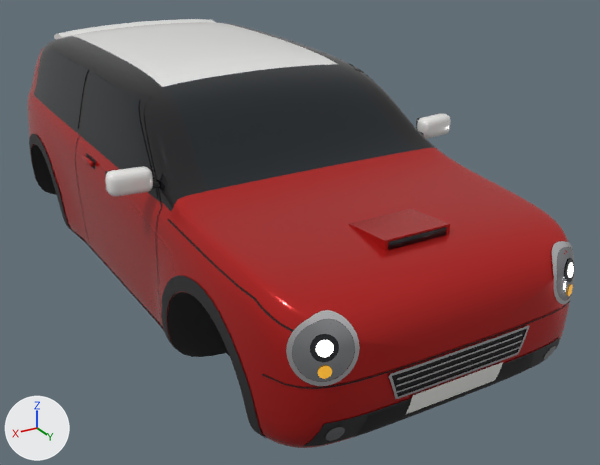
Before and after pictures for a commit that changed the glTF model godot/assets/cars/hatch_tern_gt.glb.
Before and after are seen from a 50 mm lens placed at (2.04, 3.78, 1.76), pointed at (-0.2, 0.04, -0.1). Lighting does not change. The marker at lower left points along +X, +Y and +Z. The older version comes first. Vertices at exactly the same position are counted once.

In view in the first picture: 'body', 'details'.
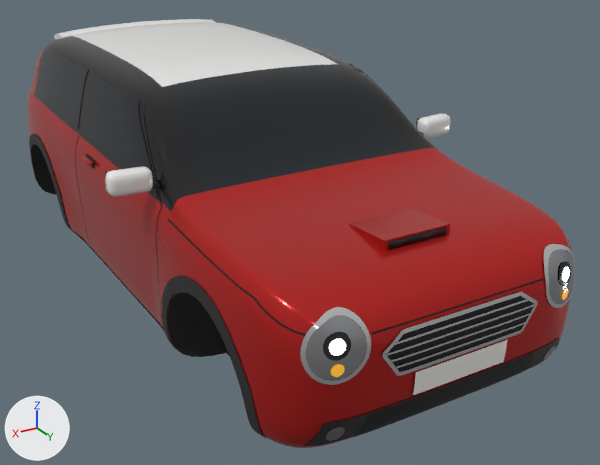
Edits to the bpy script that builds the scene:
```text
Change me_details:
    remove me_details.from_pydata(...)  # 7358 vertices, 11652 faces; spans x -0.98..0.98, y -2.16..1.65, z -0.36..0.84
    add me_details.from_pydata(...)  # 7416 vertices, 11742 faces; spans x -0.98..0.98, y -2.16..1.65, z -0.36..0.84
    me_details part 1: the loose piece of 44 vertices spanning x -0.43..0.43, y -2.13..-2.12, z 0.07 is copied, and the copy is moved by (0.0, 3.75, 0.14); it spans x -0.44..0.44, y 1.63, z 0.21..0.22
    me_details part 2: the loose piece of 32 vertices spanning x -0.32..0.32, y 1.64..1.65, z -0.11..-0.09 is scaled about its middle by (0.947, -1.86, 1.35), then moved by (0.0, -0.01, 0.29)
    me_details part 3: the loose piece of 6 vertices spanning x 0.77..0.78, y 0.42..0.47, z 0.39..0.41 is copied, and the copy is multiplied about its middle by the matrix ((-0.85, -1.232, 1.746), (2.107, -0.167, 0.908), (-0.359, 1.935, 1.19)), then moved by (-0.42, 1.2, -0.25), in mat_chrome (white #e7e7ea); it spans x 0.3..0.4, y 1.64..1.65, z 0.11..0.19
    me_details part 4: the loose piece of 8 vertices spanning x 0.31..0.37, y 1.64..1.65, z -0.1..0.02 is scaled about its middle by (-1.72, 0.79, -0.914), then moved by (0.02, 0.0, 0.11)
    me_details part 5: the loose piece of 8 vertices spanning x -0.37..-0.31, y 1.64..1.65, z -0.1..0.02 is scaled about its middle by (-1.72, 0.79, -0.914), then moved by (-0.02, 0.0, 0.11)
    me_details part 6: the loose piece of 6 vertices spanning x -0.78..-0.77, y 0.42..0.47, z 0.39..0.41 is copied, and the copy is multiplied about its middle by the matrix ((0.977, -1.237, 1.675), (-1.854, 0.325, 1.322), (-0.948, -1.912, -0.859)), then moved by (0.42, 1.2, -0.25), in mat_chrome (white #e7e7ea); it spans x -0.4..-0.3, y 1.64..1.65, z 0.11..0.19
    me_details part 7: the loose piece of 34 vertices spanning x -0.33..0.33, y 1.65, z -0.01 is moved by (0.0, 0.0, 0.06)
    me_details part 8: the loose piece of 36 vertices spanning x -0.82..-0.76, y 0.46..0.47, z -0.32..0.39 is copied, and the copy is multiplied about its middle by the matrix ((0.01, -0.001, 1.001), (-0.073, 0.024, 0.0), (0.005, -1.493, 0.002)), then moved by (0.79, 1.18, 0.05), in mat_chrome (white #e7e7ea); it spans x -0.36..0.36, y 1.65, z 0.08..0.09
    me_details part 9: the loose piece of 36 vertices spanning x -0.82..-0.76, y 0.46..0.47, z -0.32..0.39 is copied, and the copy is multiplied about its middle by the matrix ((0.01, 0.0, 0.959), (-0.007, 0.216, 0.0), (0.005, -1.491, 0.002)), then moved by (0.79, 1.18, 0.12), in mat_chrome (white #e7e7ea); it spans x -0.34..0.34, y 1.65, z 0.15..0.16
    me_details part 10: a new loose piece of 40 vertices spanning x -0.38..0.38, y 1.65, z 0.11..0.12, in mat_chrome (white #e7e7ea)
    me_details part 11: the loose piece of 34 vertices spanning x -0.33..0.33, y 1.65, z -0.07 is deleted
    me_details part 12: the loose piece of 34 vertices spanning x -0.33..0.33, y 1.65, z -0.04 is deleted
    me_details part 13: 154 vertices moved from x -0.69..0.73, y 1.54..1.65, z -0.1..0.31 to x -0.69..0.71, y 1.54..1.65, z -0.06..0.31; 855 vertices removed from x -0.79..0.79, y 1.41..1.65, z -0.23..0.31; 813 vertices added at x -0.71..0.7, y 1.54..1.65, z -0.06..0.31
    me_details part 14: 10 faces spanning x -0.15..0.2, y 1.65, z -0.06..0.0 switch from mat_gloss_black (black #19191d) to mat_plate (white #ededea)
    me_details part 15: 9 faces spanning x -0.55..0.52, y 1.59..1.64, z 0.08..0.27 switch from mat_chrome (white #e7e7ea) to mat_lamp_lens (grey #b3b5b8)
    me_details part 16: 5 faces spanning x 0.67..0.71, y 1.56..1.58, z 0.13..0.24 switch from mat_lamp_lens (grey #b3b5b8) to mat_chrome (white #e7e7ea)
    other edits to the shape of me_details do not show in these pictures
```

What differs and where, as boxes (x1, y1, x2, y2) in the pictures (600 x 465 px; the box of a moved part takes in the faces that stretch with it):
'details', reshaped
    before: (29, 19, 574, 446)
    after: (29, 19, 575, 446)
part 1 of me_details, added
    after: (372, 279, 543, 335)
part 2 of me_details, moved or reshaped
    before: (397, 353, 518, 399)
    after: (403, 292, 521, 334)
part 3 of me_details, added
    after: (382, 331, 404, 355)
part 4 of me_details, moved or reshaped
    before: (389, 376, 398, 399)
    after: (382, 354, 400, 376)
part 5 of me_details, moved or reshaped
    before: (517, 326, 530, 354)
    after: (521, 303, 538, 332)
part 6 of me_details, added
    after: (520, 292, 538, 304)
part 7 of me_details, moved or reshaped
    before: (397, 334, 522, 380)
    after: (396, 322, 525, 369)
part 8 of me_details, added
    after: (391, 313, 530, 362)
part 9 of me_details, added
    after: (395, 299, 529, 345)
part 10 of me_details, added
    after: (386, 304, 535, 356)
part 11 of me_details, deleted
    before: (396, 346, 521, 393)
part 12 of me_details, deleted
    before: (396, 340, 522, 387)
part 13 of me_details, moved or reshaped
    before: (262, 241, 574, 414)
    after: (300, 244, 575, 395)
part 14 of me_details, recoloured
    before: (432, 357, 492, 384)
    after: (425, 345, 492, 378)
part 15 of me_details, recoloured
    both: (354, 263, 559, 352)
part 16 of me_details, recoloured
    before: (292, 341, 306, 364)
    after: (300, 338, 310, 367)
